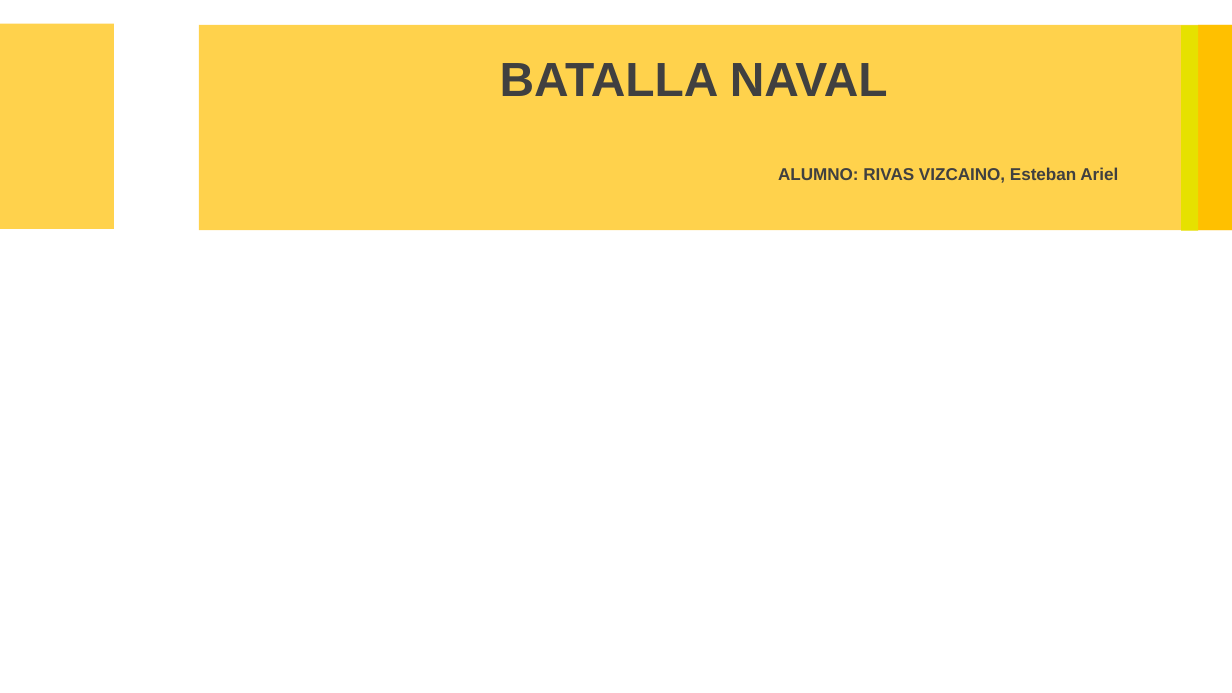
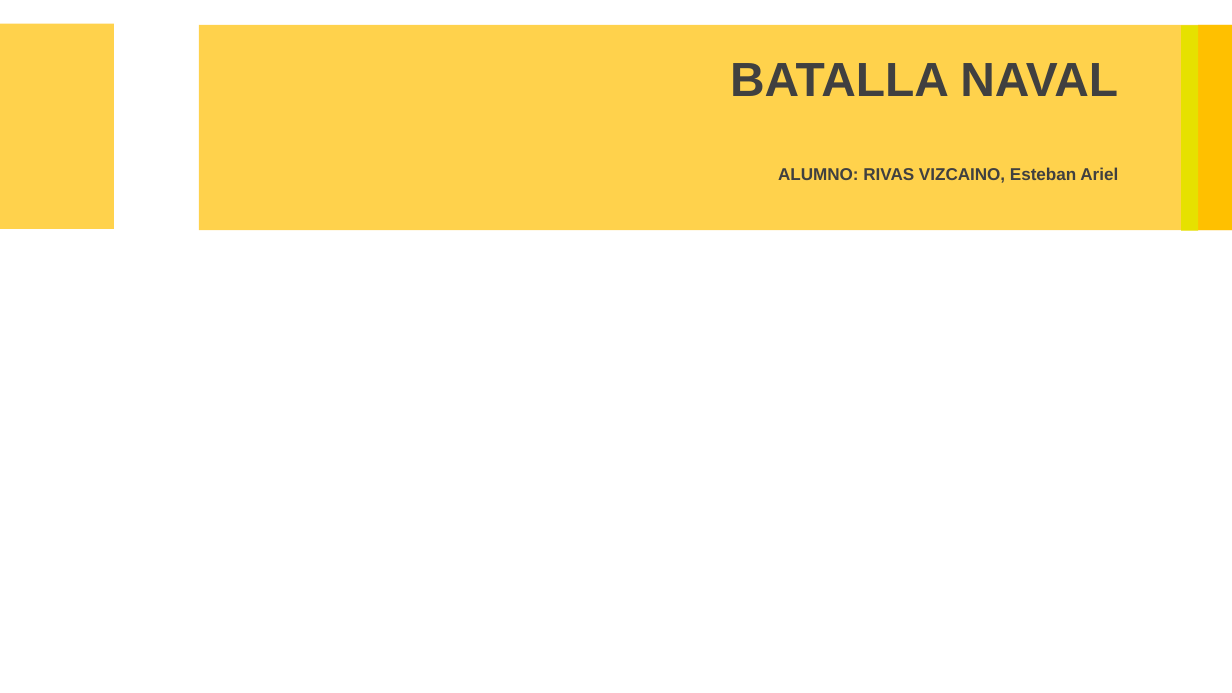
Before and after one commit to estebanarivasv/NavalBattle, a slide deck: slide 1 of Presentación.pptx. Drawn at 1232x693 pixels with LibreOffice and Linux fonts; fonts in the diff are those of the drawing; background and template pictures are left out. Boxes give left, top, right and bottom in pixels: in the first picture for what was removed or moved away, otherwise in the second. Text is boxed around its words. In the diff, an @@ line names an element or a change of style, - is before the commit and + after.

```diff
--- a/Presentación.pptx
+++ b/Presentación.pptx
@@ text "BATALLA NAVAL" at [730,63,1118,96]: alignment centre to right @@
```
Also in this commit, not shown: 17 other slides changed, 1 slide removed, 1 other file.
